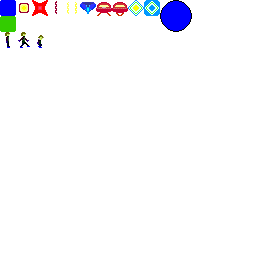
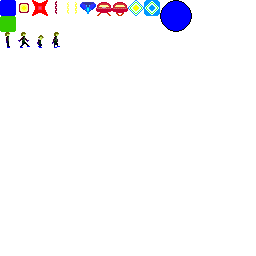
Revision of a layered 256×256 image; what changed, layer by layer:
added layer "ben-4" above "ben-5" over (52, 32, 60, 48)
